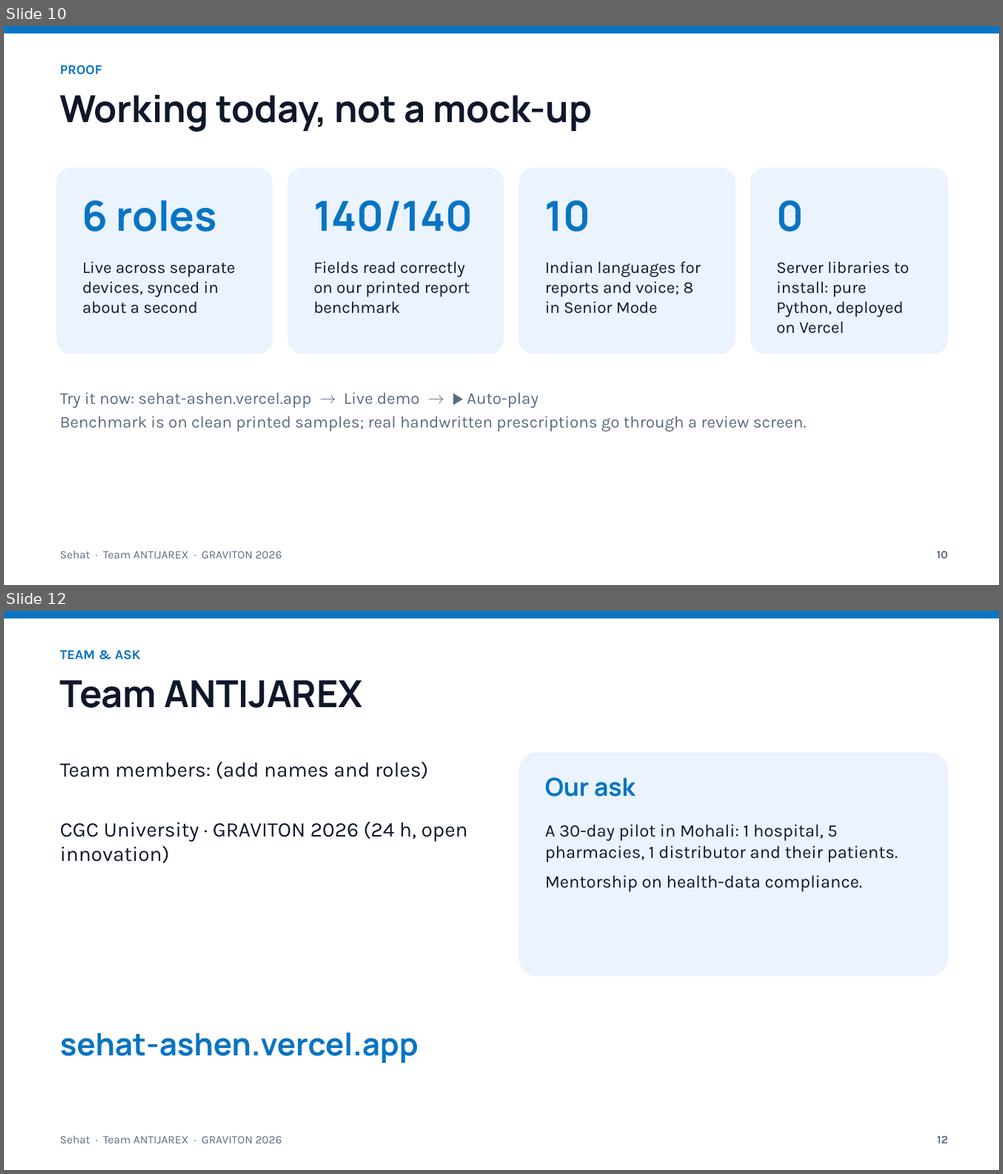
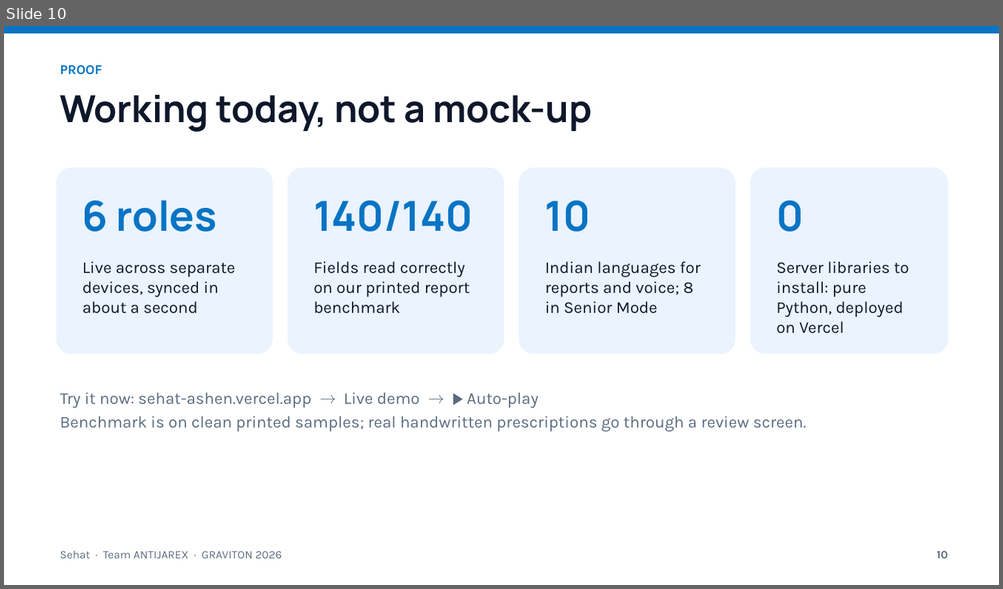
Before and after one commit to OrbitronOfficial/sehat, a slide deck: pitch/Sehat-GRAVITON-2026.pptx. Shown one above the other, each under a label of ours: slides 10 and 12 before the commit, slide 10 after it; the slides between them are not shown. The pictures are 1003x1174 and 1003x589 pixels, drawn with LibreOffice and Linux fonts; fonts in the diff are those of the drawing. Boxes give left, top, right and bottom in pixels: in the first picture for what was removed or moved away, otherwise in the second. Text is boxed around its words. In the diff, an @@ line names an element or a change of style, - is before the commit and + after.

```diff
--- a/pitch/Sehat-GRAVITON-2026.pptx
+++ b/pitch/Sehat-GRAVITON-2026.pptx
@@ slide 12 removed at bbox=[4, 611, 999, 1170], background #FFFFFF @@
@@ rectangle removed at bbox=[4, 611, 999, 618] @@
@@ text removed at bbox=[60, 650, 141, 660] @@
-TEAM & ASK
@@ text removed at bbox=[60, 680, 362, 708] @@
-Team ANTIJAREX
@@ text removed at bbox=[60, 762, 468, 863] @@
-Team members: (add names and roles)
-CGC University · GRAVITON 2026 (24 h, open innovation)
@@ rounded rectangle removed at bbox=[519, 753, 948, 977] @@
@@ text removed at bbox=[545, 777, 635, 797] @@
-Our ask
@@ text removed at bbox=[545, 824, 897, 892] @@
-A 30-day pilot in Mohali: 1 hospital, 5 pharmacies, 1 distributor and their patients.
-Mentorship on health-data compliance.
@@ text removed at bbox=[60, 1033, 418, 1063] @@
-sehat-ashen.vercel.app
@@ text removed at bbox=[60, 1136, 282, 1144] @@
-Sehat · Team ANTIJAREX · GRAVITON 2026
@@ text removed at bbox=[936, 1136, 948, 1144] @@
-12
```
Also in this commit, not shown: 1 other file.
